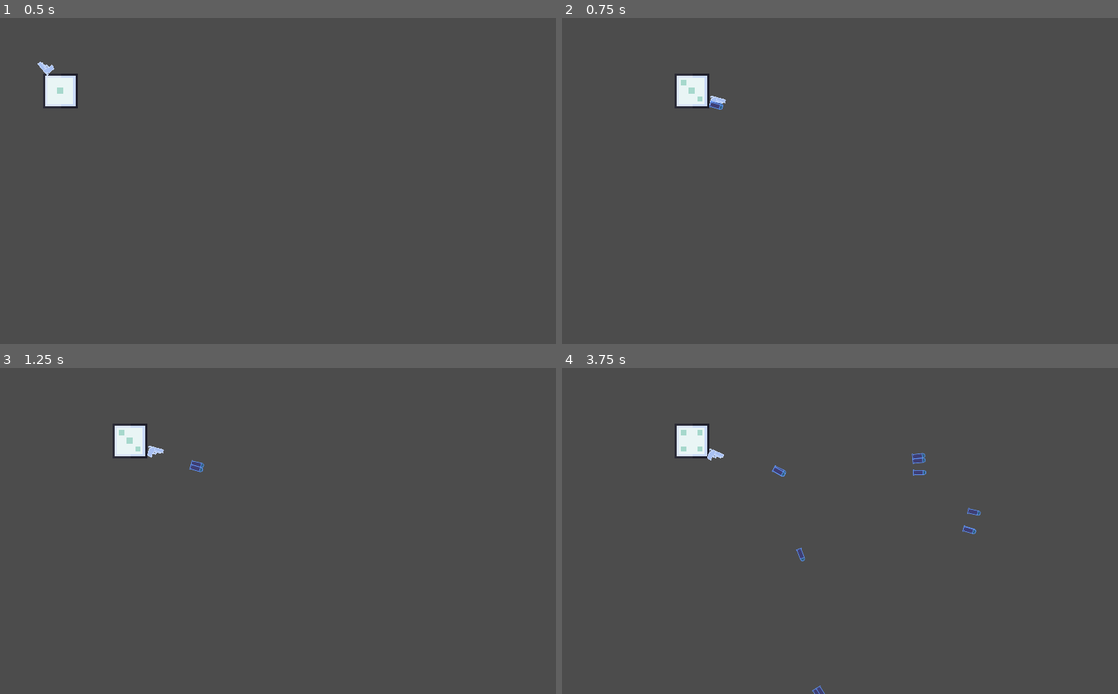
Above: before the commit, frames 1-4 (two rows, left to right).
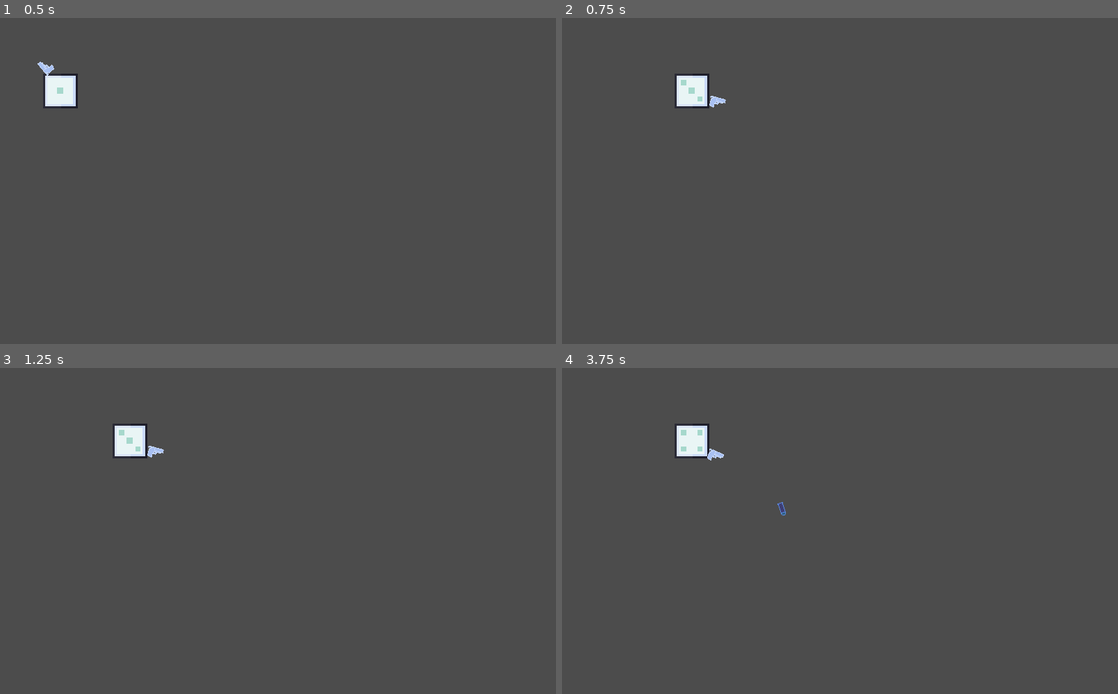
Above: after the commit, the same moments.

Repository: Cooljawty/The_Cube_Game-GMTK-Jam-2022-
Game: Godot game, scene res://World.tscn
Two runs of this game, one before a commit and one after it. Both use one fixed random seed, a clock stepped at 60 frames per second and the inputs below.
Inputs (mouse positions are in pixels of both pictures, inside the frame that each line leads up to):
- Up to frame 1 (0.5 s): no input
- Up to frame 2 (0.75 s): tap Enter at 0.5 s; move the mouse to (962, 164) at 0.52 s; press the mouse at (962, 164) at 0.53 s; hold D (Right) from 0.53 s (still down)
- Up to frame 3 (1.25 s): keep holding D (Right)
- Up to frame 4 (3.75 s): move the mouse to (728, 547) at 1.27 s; release D (Right) at 1.28 s; release the mouse at (728, 547) at 1.28 s; hold S (Down) 1.28-2.03 s; click (728, 547) at 1.35 s; move the mouse to (895, 459) at 2.02 s; press the mouse at (895, 459) at 2.03 s; hold D (Right) 2.03-2.78 s; move the mouse to (812, 596) at 2.77 s; release the mouse at (812, 596) at 2.78 s; hold W (Up) 2.78-3.53 s; click (812, 596) at 2.85 s; move the mouse to (1006, 579) at 3.52 s; press the mouse at (1006, 579) at 3.53 s; hold A (Left) from 3.53 s (still down)

Frame 1 is identical in both runs. In frame 2, less than 0.1% of the frame differs, in the area x 26-29%, y 25-29%; in frame 3, less than 0.1%; in frame 4, 0.4%, in the area x 37-76%, y 26-100%.

Commit message:
Shotgun

Diff:
--- a/Gun/bullet.gd
+++ b/Gun/bullet.gd
@@ -1,15 +1,16 @@
 extends KinematicBody2D
 
 var vel = Vector2(1,0)
-var speed = 300
+export var Speed = 300
+export var Damage = 300
 
 func _ready():
 	add_to_group("bullets")
 	#print("Bullet: Ready")
 
 func _physics_process(delta):
-	self.global_position.y += sin(rotation) * 2.7
-	self.global_position.x += cos(rotation) * 2.7
+	self.global_position.y += sin(rotation) * Speed
+	self.global_position.x += cos(rotation) * Speed
 
 
 func _on_Timer_timeout():
--- a/Gun/gun.gd
+++ b/Gun/gun.gd
@@ -9,7 +9,13 @@
 onready var Player = get_parent()
 
 var Can_gun_shoot = true
-var Multi_shot
+
+var Multi_shot = 1
+var Damage = 1
+var Shooting_speed = 1
+var Pierce = 0
+var Bounce = 0
+var Bullet_speed
 
 # Declare member variables here. Examples:
 # var a = 2
@@ -27,26 +33,47 @@
 func _process(delta):
 	look_at(get_global_mouse_position())
 	node.rotation_degrees = rotation_degrees
+	if Input.is_action_pressed("shoot") and Can_gun_shoot:
+		print(Player.Face)
+		Can_gun_shoot = false
+		if Player.Face == 1:
+			shoot(0, 1 ,6)
+		elif  Player.Face == 2:
+			pass
+		elif  Player.Face == 3:
+			pass
+		elif  Player.Face == 4:
+			pass
+		elif  Player.Face == 5:
+			get_child(1).wait_time = 0.7 * Shooting_speed
+			var Shot_speed = 1.1
+			for n in 5:
+				if [1,3].has(n):
+					Shot_speed = 3.2
+				elif n == 2:
+					Shot_speed = 3
+				else:
+					Shot_speed = 2.8
+				print("5467")
+				shoot(n * 3 - 6, Shot_speed, 1.2)
+		elif  Player.Face == 6:
+			get_child(1).wait_time = 0.7 * Shooting_speed
+			shoot(0, 3, 1)
+		#Cooldown
+		get_child(1).start()
 
 func _input(event):
 	get_child(0).texture = Guns[Player.Face - 1]
-	if Input.is_action_just_pressed("shoot") and Can_gun_shoot:
-		print("123")
-		Can_gun_shoot = false
-		get_child(1).start()
-		for n in Player.Face:
-			shoot(rand_range(-5,5))
 
-
-func shoot(Rotmodif):
+func shoot(Rotmodif, Speed, Damage):
 	var bullet = BullLocate.instance()
 	Player.get_parent().add_child(bullet)
+	bullet.Speed = Speed
+	bullet.Damage = Damage
 	bullet.rotation_degrees = $Node2D.rotation_degrees + Rotmodif
 	bullet.global_position = $Node2D/Position2D.global_position
 
-	print("bang")
 
 
 func Gun_can_shoot():
 	Can_gun_shoot = true
-	print("Text")
